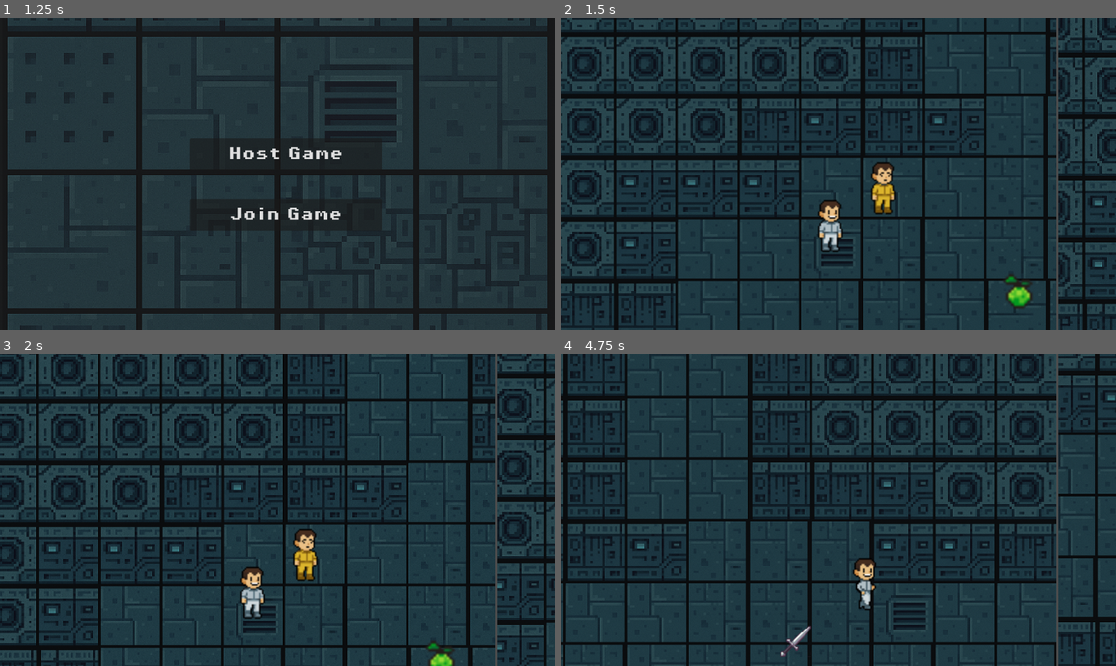
Above: before the commit, frames 1-4 (two rows, left to right).
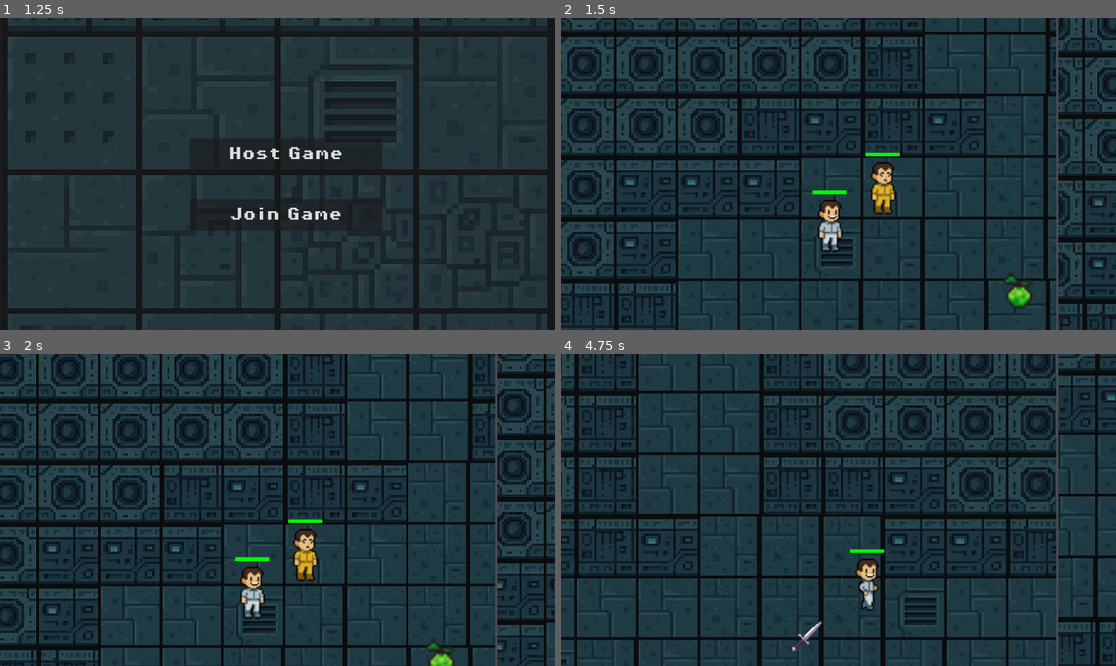
Above: after the commit, the same moments.

Repository: FlavienVa/Kill_The_Mickey
Game: Godot game, scene res://scenes/main_menu.tscn
The game is run twice, just before and just after one commit, with the same random seed, the same clock (stepped at 60 frames per second) and the same inputs.
Inputs:
- Up to frame 1 (1.25 s): tap Enter at 0.5 s; hold D (p1_move_right) from 0.53 s (still down); tap Q (p1_attack) at 0.6 s; tap W (p1_move_up) at 0.77 s
- Up to frame 2 (1.5 s): release D (p1_move_right) at 1.25 s; click "Host Game" at 1.25 s
- Up to frame 3 (2 s): no input
- Up to frame 4 (4.75 s): hold D (p1_move_right) 2.03-2.78 s; tap / (p2_attack) at 2.1 s; tap W (p1_move_up) at 2.27, 3.77, 4.52 s; hold A (p1_move_left) 2.78-3.53 s; hold Down (p2_move_down) 2.78-3.53 s; hold D (p1_move_right) from 3.53 s (still down); tap Left (p2_move_left) at 3.6 s; hold Right (p2_move_right) from 4.28 s (still down)

Frame 1 is identical in both runs. In frame 2, 0.2% of the frame differs, in the area x 45-62%, y 43-57%; in frame 3, 0.2%; in frame 4, 32%, in the area x 0-90%, y 0-100%.

Commit message:
Healthbar and pvp combat added

Diff:
--- a/scenes/player.tscn
+++ b/scenes/player.tscn
@@ -6,10 +6,19 @@
 [sub_resource type="RectangleShape2D" id="RectangleShape2D_g2els"]
 size = Vector2(62, 201)
 
+[sub_resource type="StyleBoxLine" id="StyleBoxLine_g2els"]
+color = Color(1, 0, 0, 1)
+thickness = 15
+
+[sub_resource type="StyleBoxLine" id="StyleBoxLine_qhqgy"]
+color = Color(0, 0.992157, 0, 1)
+thickness = 15
+
 [node name="Player" type="CharacterBody2D" groups=["player"]]
 z_index = 5
 position = Vector2(164, -302)
-collision_layer = 2
+collision_layer = 3
+collision_mask = 3
 script = ExtResource("1_g2els")
 
 [node name="AnimatedSprite2D" type="AnimatedSprite2D" parent="." groups=["playerSprite"]]
@@ -33,6 +42,19 @@
 wait_time = 0.325
 
 [node name="WeaponSocket" type="Node2D" parent="."]
-position = Vector2(61, -12)
+position = Vector2(64, -19)
+
+[node name="HealthBar" type="ProgressBar" parent="."]
+offset_left = -57.0
+offset_top = -173.0
+offset_right = 83.0
+offset_bottom = -154.0
+theme_override_styles/background = SubResource("StyleBoxLine_g2els")
+theme_override_styles/fill = SubResource("StyleBoxLine_qhqgy")
+max_value = 3.0
+step = 1.0
+value = 3.0
+fill_mode = 1
+show_percentage = false
 
 [connection signal="timeout" from="FootStepTimer" to="." method="_on_foot_step_timer_timeout"]
Not shown: 1 places in scenes/player.tscn that only renumber resources
